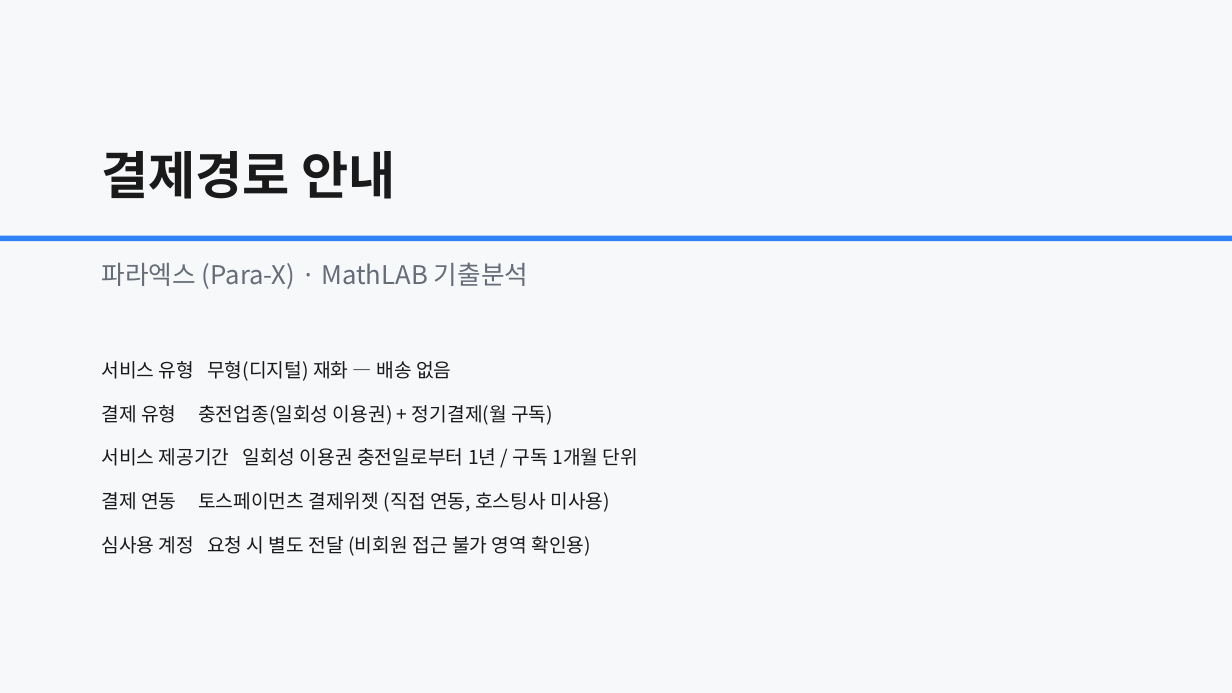
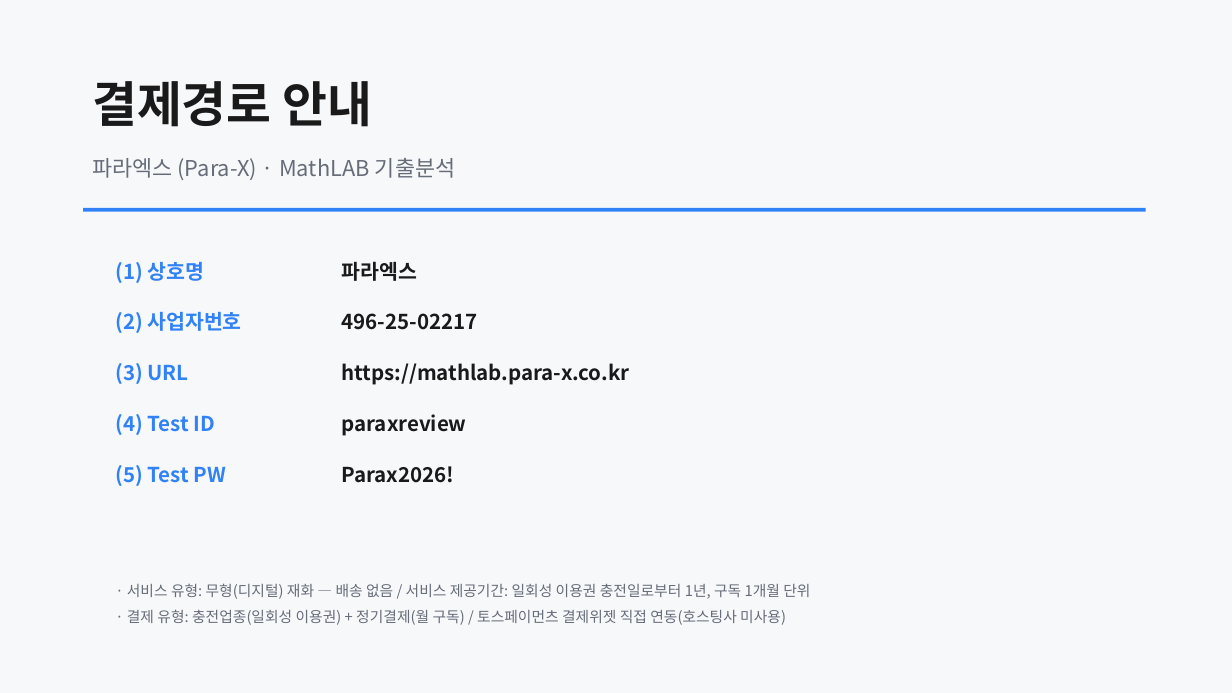
Before and after one commit to BIGSHOL/mathlab, a slide deck: slide 1 of docs/토스페이먼츠_결제경로_파라엑스.pptx. Drawn at 1232x693 pixels with LibreOffice and Linux fonts; fonts in the diff are those of the drawing. Boxes give left, top, right and bottom in pixels: in the first picture for what was removed or moved away, otherwise in the second. Text is boxed around its words. In the diff, an @@ line names an element or a change of style, - is before the commit and + after.

```diff
--- a/docs/토스페이먼츠_결제경로_파라엑스.pptx
+++ b/docs/토스페이먼츠_결제경로_파라엑스.pptx
@@ text "결제경로 안내": place and size @@
-text "결제경로 안내" at <box>101,151,396,199</box>
+text "결제경로 안내" at <box>92,81,373,127</box>
@@ text "결제경로 안내" at <box>92,81,373,127</box>: size 40 to 38 pt @@
@@ text "파라엑스 (Para-X) · MathLAB 기출분석": place and size @@
-text "파라엑스 (Para-X) · MathLAB 기출분석" at <box>101,262,529,289</box>
+text "파라엑스 (Para-X) · MathLAB 기출분석" at <box>92,158,455,180</box>
@@ text "파라엑스 (Para-X) · MathLAB 기출분석" at <box>92,158,455,180</box>: size 20 to 17 pt @@
@@ rectangle: place and size @@
-rectangle at <box>0,236,1232,241</box>
+rectangle at <box>83,208,1146,212</box>
@@ text added at <box>115,262,205,283</box>, 16 pt, text #3182F6, bold @@
+(1) 상호명
@@ text added at <box>342,261,417,281</box>, 16 pt, text #1A1A1A, bold @@
+파라엑스
@@ text added at <box>115,312,242,333</box>, 16 pt, text #3182F6, bold @@
+(2) 사업자번호
@@ text added at <box>342,313,478,330</box>, 16 pt, text #1A1A1A, bold @@
+496-25-02217
@@ text added at <box>115,363,189,384</box>, 16 pt, text #3182F6, bold @@
+(3) URL
@@ text added at <box>342,363,630,385</box>, 16 pt, text #1A1A1A, bold @@
+https://mathlab.para-x.co.kr
@@ text added at <box>115,414,214,435</box>, 16 pt, text #3182F6, bold @@
+(4) Test ID
@@ text added at <box>342,414,467,436</box>, 16 pt, text #1A1A1A, bold @@
+paraxreview
@@ text added at <box>115,465,225,486</box>, 16 pt, text #3182F6, bold @@
+(5) Test PW
@@ text added at <box>342,466,455,483</box>, 16 pt, text #1A1A1A, bold @@
+Parax2026!
@@ text at <box>127,583,810,625</box>: text changed; size 15 to 11.5 pt; text colour #1A1A1A to #666C78 @@
-서비스 유형 무형(디지털) 재화 — 배송 없음
-결제 유형 충전업종(일회성 이용권) + 정기결제(월 구독)
-서비스 제공기간 일회성 이용권 충전일로부터 1년 / 구독 1개월 단위
-결제 연동 토스페이먼츠 결제위젯 (직접 연동, 호스팅사 미사용)
-심사용 계정 요청 시 별도 전달 (비회원 접근 불가 영역 확인용)
+· 서비스 유형: 무형(디지털) 재화 — 배송 없음 / 서비스 제공기간: 일회성 이용권 충전일로부터 1년, 구독 1개월 단위
+· 결제 유형: 충전업종(일회성 이용권) + 정기결제(월 구독) / 토스페이먼츠 결제위젯 직접 연동(호스팅사 미사용)
```
Also in this commit, not shown: 7 other slides changed, 6 slides added, 1 other file.
